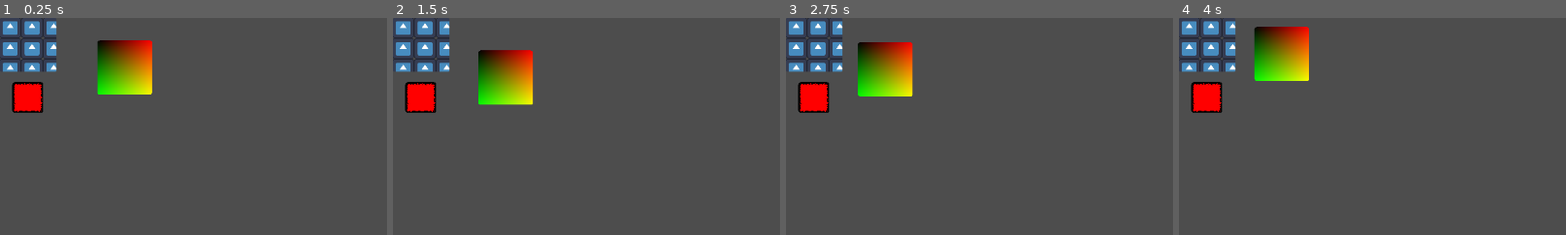
Above: before the commit, frames 1-4 (left to right).
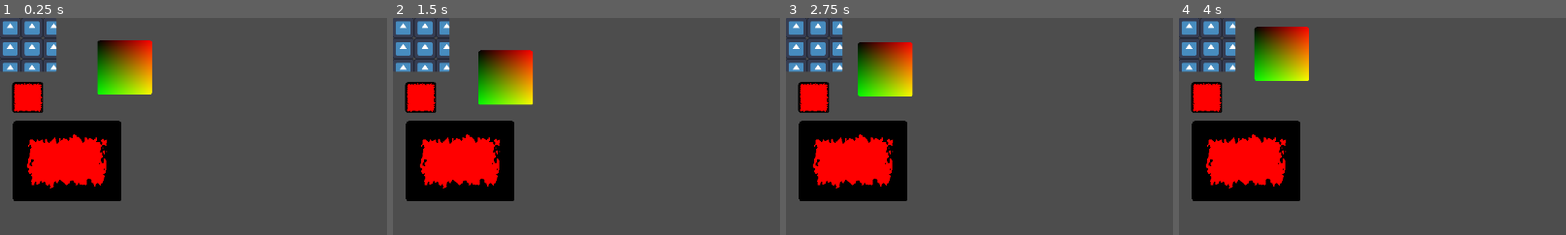
Above: after the commit, the same moments.

Repository: 3deric/godot-shaders
Game: Godot game, scene res://scenes/example.tscn
The game is run twice, just before and just after one commit, with the same random seed, the same clock (stepped at 60 frames per second) and the same inputs. The project has no main scene, so this scene is started directly. The engine's default icon, where the game draws it, is replaced by a stand-in: a white triangle on a blue panel in a dark square.
Inputs:
- Up to frame 1 (0.25 s): no input
- Up to frame 2 (1.5 s): no input
- Up to frame 3 (2.75 s): tap Enter at 2 s
- Up to frame 4 (4 s): tap Space at 3.5 s
The pictures show only the part of the screen within x 0-50%, y 0-50%; the shares and areas given below are measured in that part.

The runs differ from the first frame. In frame 1, 10% of the frame differs, in the area x 3-32%, y 47-85%; in frame 2, 10%; in frame 3, 10%; in frame 4, 10%.

Commit message:
Added aspect ratio independent ui shader with noise border

Diff:
--- a/scenes/example.tscn
+++ b/scenes/example.tscn
@@ -1,14 +1,15 @@
-[gd_scene load_steps=11 format=3 uid="uid://grb7nl0kdkdk"]
+[gd_scene load_steps=15 format=3 uid="uid://grb7nl0kdkdk"]
 
 [ext_resource type="Shader" uid="uid://dlxid5prflj7c" path="res://shaders/01_canvas/03_basic_texture.gdshader" id="1_o34ws"]
 [ext_resource type="Texture2D" uid="uid://ccttu84oak1gm" path="res://icon.svg" id="2_pssa7"]
 [ext_resource type="Shader" uid="uid://b24ff0gl2uefl" path="res://shaders/01_canvas/05_texture_roughen.gdshader" id="3_7w8s4"]
 [ext_resource type="Shader" uid="uid://dh0m15nuvhtp3" path="res://shaders/01_canvas/04_vertex_deformation.gdshader" id="3_ucs8h"]
+[ext_resource type="Shader" uid="uid://b0iee72y4nrvy" path="res://shaders/01_canvas/06_texture_roughen_aspect_independent.gdshader" id="5_aoc7i"]
 
 [sub_resource type="ShaderMaterial" id="ShaderMaterial_pssa7"]
 shader = ExtResource("1_o34ws")
 shader_parameter/color_texture = ExtResource("2_pssa7")
-shader_parameter/size = 2.6550000000000002
+shader_parameter/size = 2.655
 shader_parameter/tint = Vector4(1, 1, 1, 1)
 
 [sub_resource type="ShaderMaterial" id="ShaderMaterial_aoc7i"]
@@ -32,6 +33,21 @@
 shader_parameter/noise_texture = SubResource("NoiseTexture2D_aoc7i")
 shader_parameter/dist_threshold = 0.15
 
+[sub_resource type="FastNoiseLite" id="FastNoiseLite_klr1q"]
+noise_type = 0
+frequency = 0.0254
+
+[sub_resource type="NoiseTexture2D" id="NoiseTexture2D_4vkub"]
+noise = SubResource("FastNoiseLite_klr1q")
+seamless = true
+as_normal_map = true
+
+[sub_resource type="ShaderMaterial" id="ShaderMaterial_1ywam"]
+shader = ExtResource("5_aoc7i")
+shader_parameter/noise_texture = SubResource("NoiseTexture2D_4vkub")
+shader_parameter/dist_threshold = 55.2730026254675
+shader_parameter/texture_size = 1024.0
+
 [node name="Example" type="Node2D"]
 
 [node name="Panel" type="Panel" parent="."]
@@ -52,3 +68,10 @@
 offset_top = 96.0
 offset_right = 64.0
 offset_bottom = 141.0
+
+[node name="Panel4" type="Panel" parent="."]
+material = SubResource("ShaderMaterial_1ywam")
+offset_left = 20.0
+offset_top = 154.0
+offset_right = 180.0
+offset_bottom = 273.0
--- /dev/null
+++ b/shaders/01_canvas/06_texture_roughen_aspect_independent.gdshader
@@ -0,0 +1,29 @@
+shader_type canvas_item;
+
+uniform sampler2D noise_texture : hint_normal, repeat_enable;
+uniform float dist_threshold : hint_range(0, 128)  = 32;
+uniform float texture_size   : hint_range(0, 1024) = 1024;
+
+void fragment() {
+	vec2 uv_deriv = fwidth(UV);
+	vec2 corrected_uv = UV / uv_deriv;
+	vec2 tiled_uv = SCREEN_UV / (SCREEN_PIXEL_SIZE * texture_size);
+	// calculate the edge distance
+	float edge_dist = min(
+	    min(corrected_uv.x, (1.0 - UV.x) / uv_deriv.x),
+	    min(corrected_uv.y, (1.0 - UV.y) / uv_deriv.y)
+	);
+	// sample the noise
+	float noise = texture(noise_texture,tiled_uv).r;
+	float side_noise = texture(noise_texture,tiled_uv * vec2(0.1,1)).g;
+	// divide the edge distance by the distance theshold
+	// to not affect the inner part, works without clamping too
+	float edge = clamp(edge_dist / dist_threshold, 0.0, 1.0);
+
+	// roughen up the edges with the noise
+	float rough_edge = edge + (noise - 0.5) * 0.5;
+	// cutoff the alpha based on a fixed treshold value (0.5)
+	float alpha_value = rough_edge > 0.5 ? 1.0 : 0.0;
+
+	COLOR = vec4(alpha_value,0.0, 0.0, 1.0);
+}
Not shown, added: shaders/01_canvas/06_texture_roughen_aspect_independent.gdshader.uid
